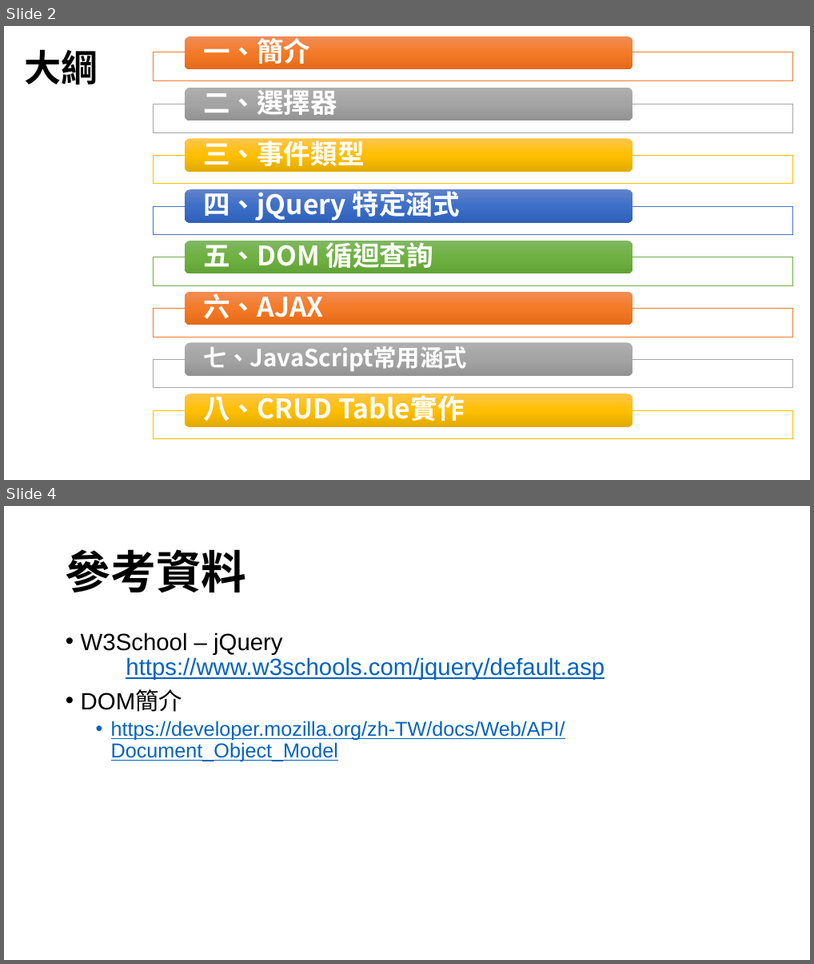
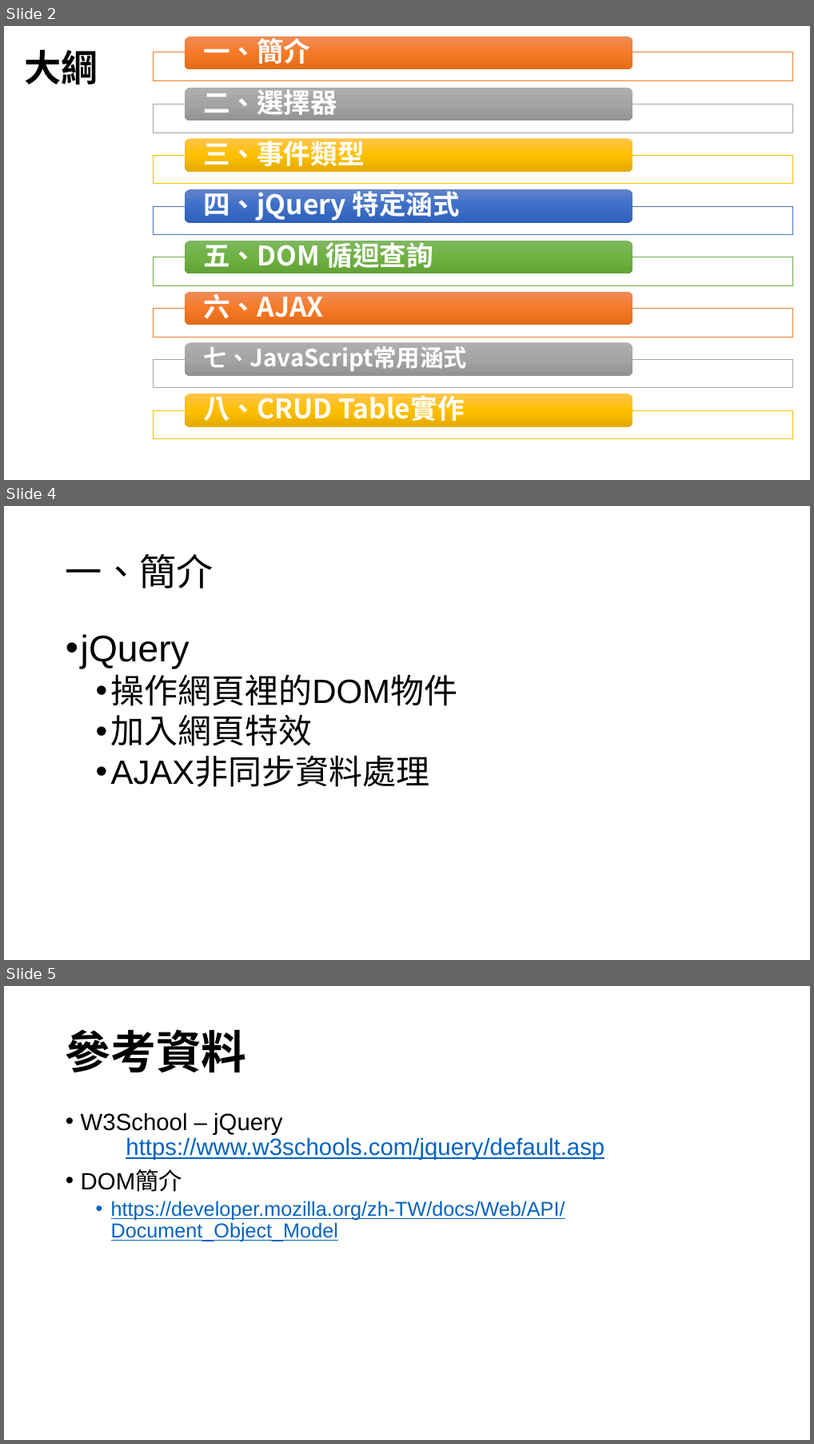
Before and after one commit to Benknightdark/jquerytutorial, a slide deck: jquerytutorial.pptx. Shown one above the other, each under a label of ours: slides 2 and 4 before the commit, slides 2, 4 and 5 after it; the slides between them are not shown. The pictures are 814x964 and 814x1444 pixels, drawn with LibreOffice and Linux fonts; fonts in the diff are those of the drawing. Boxes give left, top, right and bottom in pixels: in the first picture for what was removed or moved away, otherwise in the second. Text is boxed around its words. In the diff, an @@ line names an element or a change of style, - is before the commit and + after.

```diff
--- a/jquerytutorial.pptx
+++ b/jquerytutorial.pptx
@@ slide 4 added at (4,506,810,960), background #FFFFFF @@
@@ title added at (66,554,214,588), 44 pt, text #000000 @@
+一、簡介
@@ text added at (81,634,458,787), 40 pt, text #000000 @@
+• jQuery
+  • 操作網頁裡的DOM物件
+  • 加入網頁特效
+  • AJAX非同步資料處理
@@ what was slide 4 is now slide 5 @@
```
Also in this commit, not shown: 1 slide changed, 3 other files.
